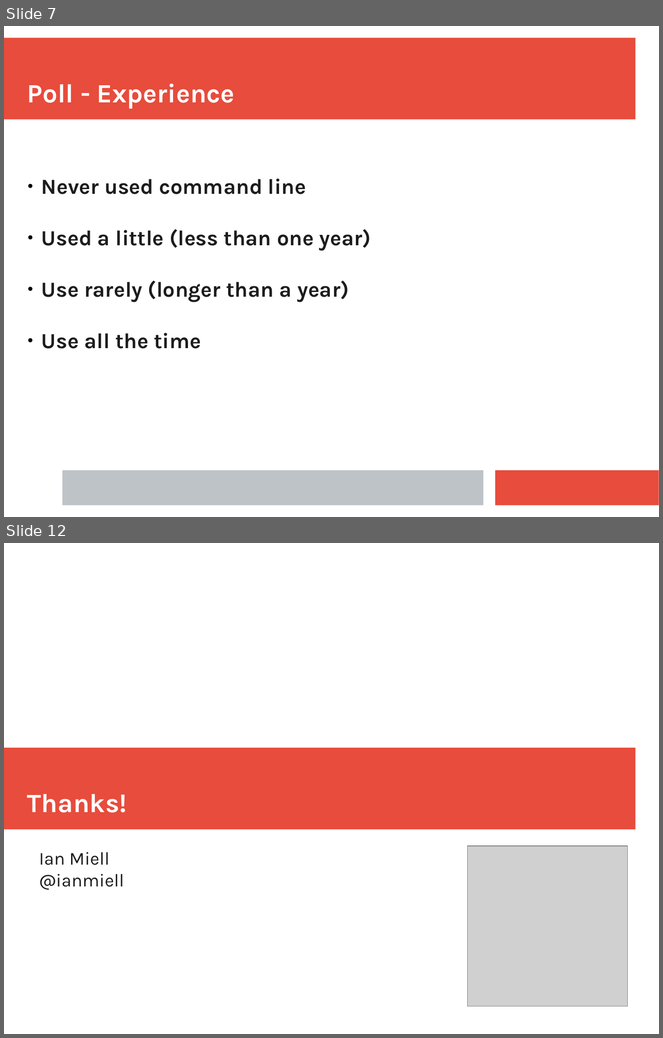
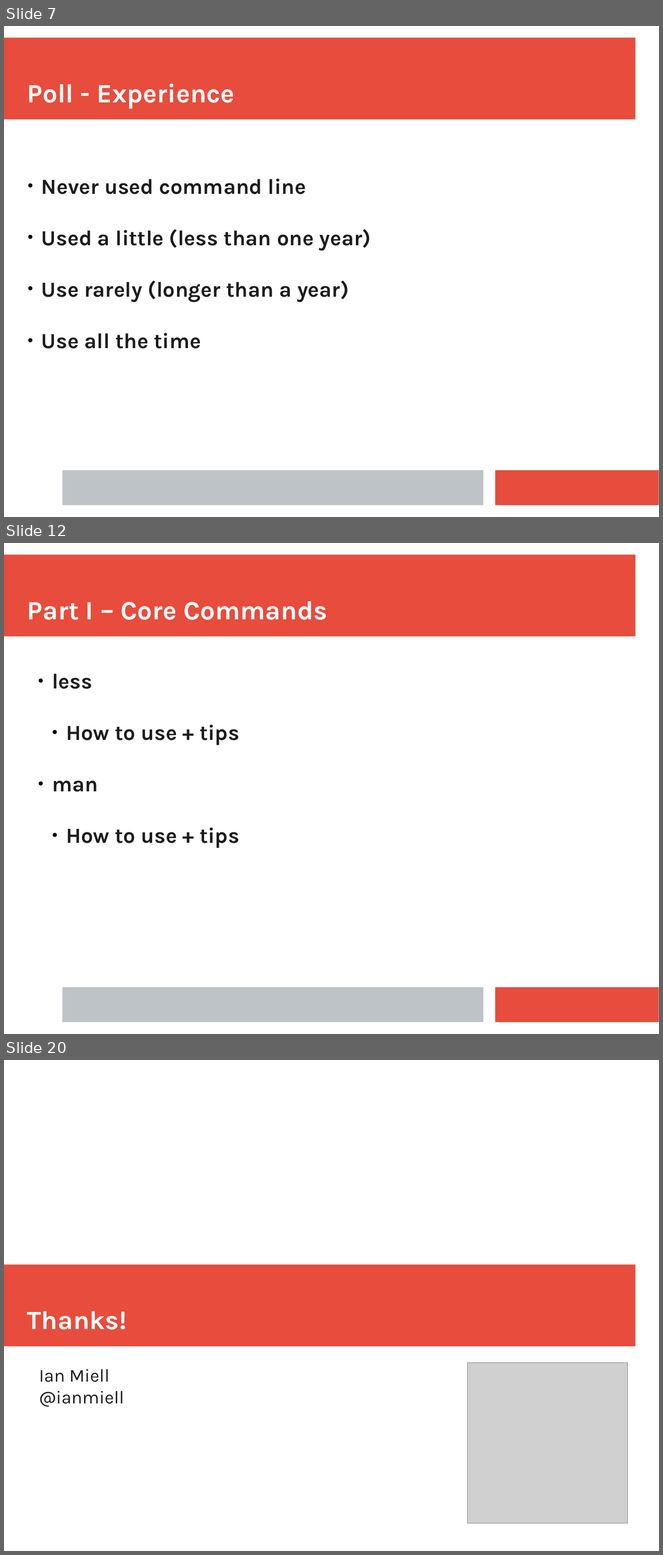
Before and after one commit to ianmiell/introduction-to-the-command-line, a slide deck: slides/introduction_to_the_command_line.pptx. Shown one above the other, each under a label of ours: slides 7 and 12 before the commit, slides 7, 12 and 20 after it; the slides between them are not shown. The pictures are 663x1038 and 663x1555 pixels, drawn with LibreOffice and Linux fonts; fonts in the diff are those of the drawing; grey boxes stand for pictures. Boxes give left, top, right and bottom in pixels: in the first picture for what was removed or moved away, otherwise in the second. Text is boxed around its words. In the diff, an @@ line names an element or a change of style, - is before the commit and + after.

```diff
--- a/slides/introduction_to_the_command_line.pptx
+++ b/slides/introduction_to_the_command_line.pptx
@@ slide 12 added at box(4, 543, 659, 1034), background #FFFFFF; not listed: 3 template elements that a slide beside it also shows @@
@@ text added at box(27, 601, 327, 620), 32 pt, text #FFFFFF, bold @@
+Part I – Core Commands
@@ text added at box(52, 674, 240, 848), 26 pt, text #1C1C1C, bold @@
+● less
+  ● How to use + tips
+● man
+  ● How to use + tips
@@ what was slide 12 is now slide 20 @@
```
Also in this commit, not shown: 4 slides changed, 16 other slides added, 1 slide removed.
